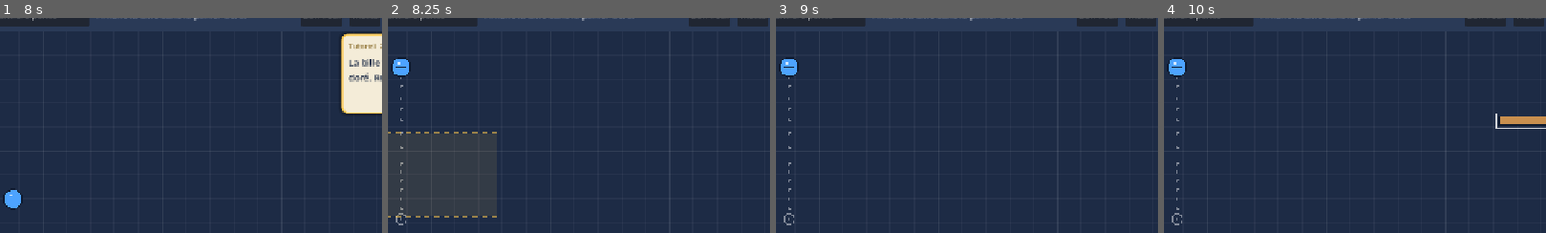
Above: before the commit, frames 1-4 (left to right).
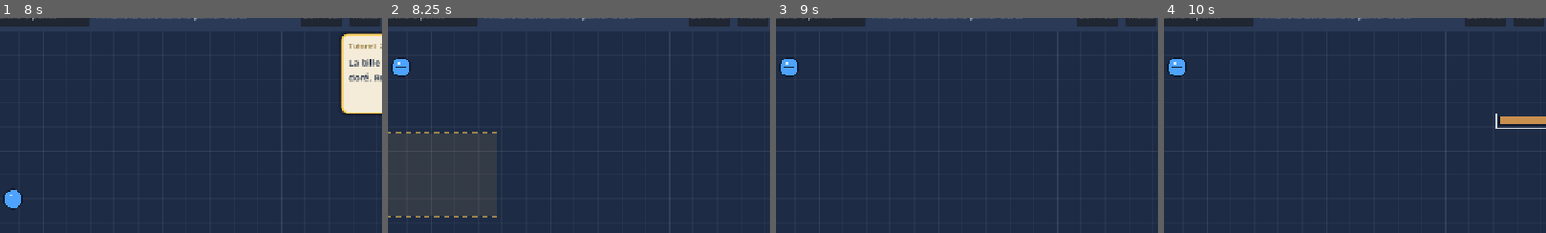
Above: after the commit, the same moments.

Repository: HackTechDev/bricabrac
Game: Godot game, scene res://scenes/main.tscn
The game is run twice, just before and just after one commit, with the same random seed, the same clock (stepped at 60 frames per second) and the same inputs.
Inputs (mouse positions are % of the whole screen's width and height, from its top left):
- Up to frame 1 (8 s): click "Jouer" at 0.5 s; click "☰ Atelier · 1. Première pente" at 1.25 s; click "Son : oui" at 2 s; click "Indice" at 2.75 s; click (50, 48) at 3.52 s; type "Alex" at 3.6 s; click "Tout retirer" at 4.25 s; click "×1" at 5 s; click "×2" at 5.75 s; click "×4" at 6.5 s; click "Lancer" at 7.25 s
- Up to frame 2 (8.25 s): click "Arrêter" at 8 s
- Up to frame 3 (9 s): click "Passer le tutoriel" at 8.75 s
- Up to frame 4 (10 s): tap Enter at 9.5 s; drag from (91, 17) to (60, 28) at 9.52 s
The pictures show only the part of the screen within x 10-60%, y 5-55%; the shares and areas given below are measured in that part.

Frame 1 is identical in both runs. In frame 2, 0.1% of the frame differs, in the area x 2-5%, y 27-97%; in frame 3, 0.1%; in frame 4, 0.1%.

Commit message:
Trace du dernier essai masquée par défaut
Elle ne se montre qu'avec la touche T, qui la masque de nouveau ; le choix tient
pour la session. L'introduction des « Ballons perdus » le rappelle.

Co-Authored-By: Claude Opus 5.5 <noreply@anthropic.com>

Diff:
--- a/i18n/en.json
+++ b/i18n/en.json
@@ -594,7 +594,7 @@
  "Sous la poutre, une planche inclinée vers la gauche mène la bille au sol, droit sur l'interrupteur.": "Under the beam, a plank tilted to the left takes the marble down to the floor, straight at the switch.",
  "Les ballons perdus": "The lost balloons",
  "Fais éclater les deux ballons coincés sous le toit.": "Pop the two balloons stuck under the roof.",
- "Les ballons montent et glissent le long du toit jusqu'au poinçon du milieu. Lance une fois et suis leur trace dans le noir.": "The balloons rise and slide along the roof up to the king post in the middle. Run once and follow their trail in the dark.",
+ "Les ballons montent et glissent le long du toit jusqu'au poinçon du milieu. Lance une fois, puis appuie sur T pour voir leur trace dans le noir.": "The balloons rise and slide along the roof up to the king post in the middle. Run once, then press T to see their trail in the dark.",
  "La bougie sous le ballon de gauche, près du poinçon ; les pointes sur le chemin du ballon de droite, sous le toit.": "The candle under the left balloon, near the king post; the spikes in the right balloon's path, under the roof.",
  "Défi : les combles": "Challenge: under the eaves",
  "Allume la lampe, puis dépose la bille dans le panier.": "Light the lamp, then drop the marble into the basket.",
--- a/levels/62_ballons_perdus.cfg
+++ b/levels/62_ballons_perdus.cfg
@@ -5,7 +5,7 @@
 name="Les ballons perdus"
 par_time=6.0
 goal_text="Fais éclater les deux ballons coincés sous le toit."
-intro="Les ballons montent et glissent le long du toit jusqu'au poinçon du milieu. Lance une fois et suis leur trace dans le noir."
+intro="Les ballons montent et glissent le long du toit jusqu'au poinçon du milieu. Lance une fois, puis appuie sur T pour voir leur trace dans le noir."
 hint="La bougie sous le ballon de gauche, près du poinçon ; les pointes sur le chemin du ballon de droite, sous le toit."
 fixed=[
 { "kind": "plank", "id": "toit_g", "pos": Vector2(270, 175), "len": 580.0, "rot": -28.0, "locked": true },
--- a/scripts/board.gd
+++ b/scripts/board.gd
@@ -36,7 +36,8 @@
 ## Trajectoires fantômes du dernier essai : [{points: PackedVector2Array, goal: bool}], dessinées
 ## sous les pièces pour ajuster une pose sans relancer.
 var ghost: Array = []
-var show_ghost := true:
+## Masquée par défaut ; T la montre.
+var show_ghost := false:
 	set(value):
 		show_ghost = value
 		queue_redraw()
--- a/tests/test_ui.gd
+++ b/tests/test_ui.gd
@@ -1078,14 +1078,15 @@
 	board.clear_placed()
 
 
-## Trace fantôme : après un essai, la trajectoire de la bille reste dessinée ; T la masque ; un
-## autre niveau l'efface.
+## Trace fantôme : après un essai, la trajectoire de la bille est gardée, mais ne se voit qu'après
+## T ; un second T la masque ; un autre niveau l'efface.
 func _test_ghost() -> void:
 	var board: Board = main.board
 	main.load_level(0)
 	await _steps(2)
 	board.clear_placed()
 	_check("trace : rien avant le premier essai", board.ghost.is_empty())
+	_check("trace : masquée par défaut", not board.show_ghost)
 	main.toggle_run()
 	await _steps(120)
 	main.toggle_run()
@@ -1096,11 +1097,12 @@
 	board.place("plank", Vector2(190, 240))
 	_check("trace : reste pendant les retouches", board.ghost.size() == 1)
 	await _key(KEY_T)
-	_check("trace : T la masque", not board.show_ghost)
+	_check("trace : T la montre", board.show_ghost)
 	await _key(KEY_T)
+	_check("trace : un second T la masque", not board.show_ghost)
 	main.load_level(1)
 	await _steps(2)
-	_check("trace : effacée par un autre niveau", board.ghost.is_empty() and board.show_ghost)
+	_check("trace : effacée par un autre niveau", board.ghost.is_empty() and not board.show_ghost)
 	main.load_level(0)
 	await _steps(2)
 	board.clear_placed()
Not shown, changed: TUTORIAL.md
